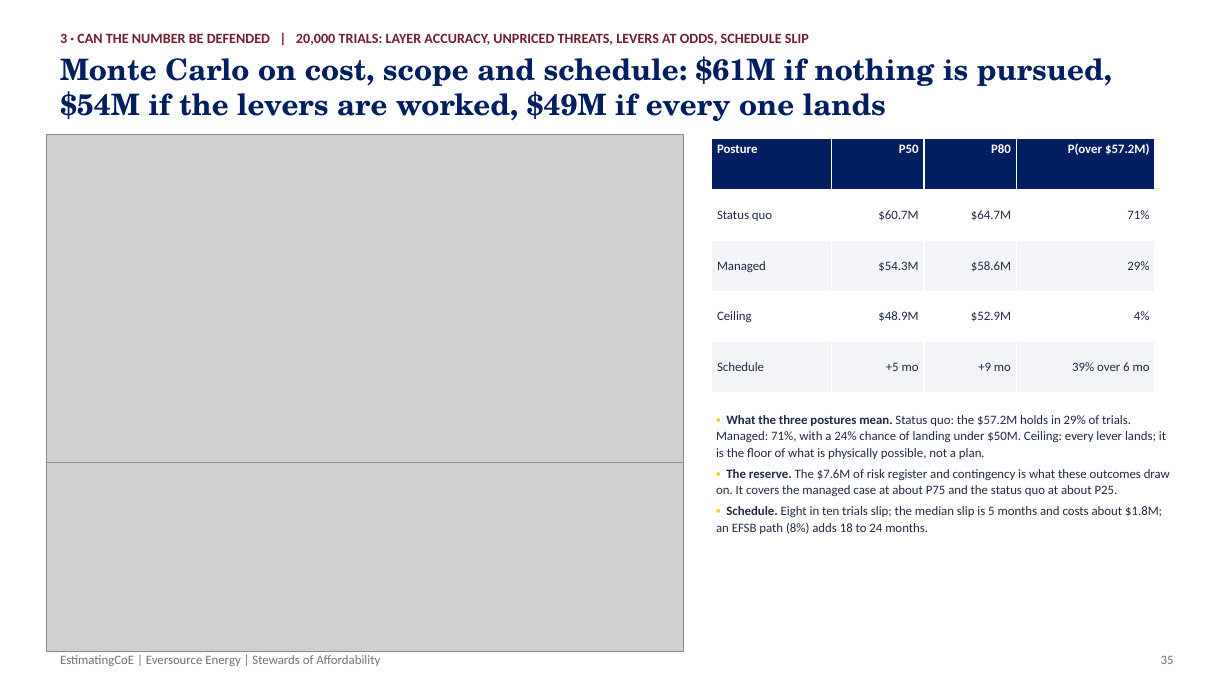
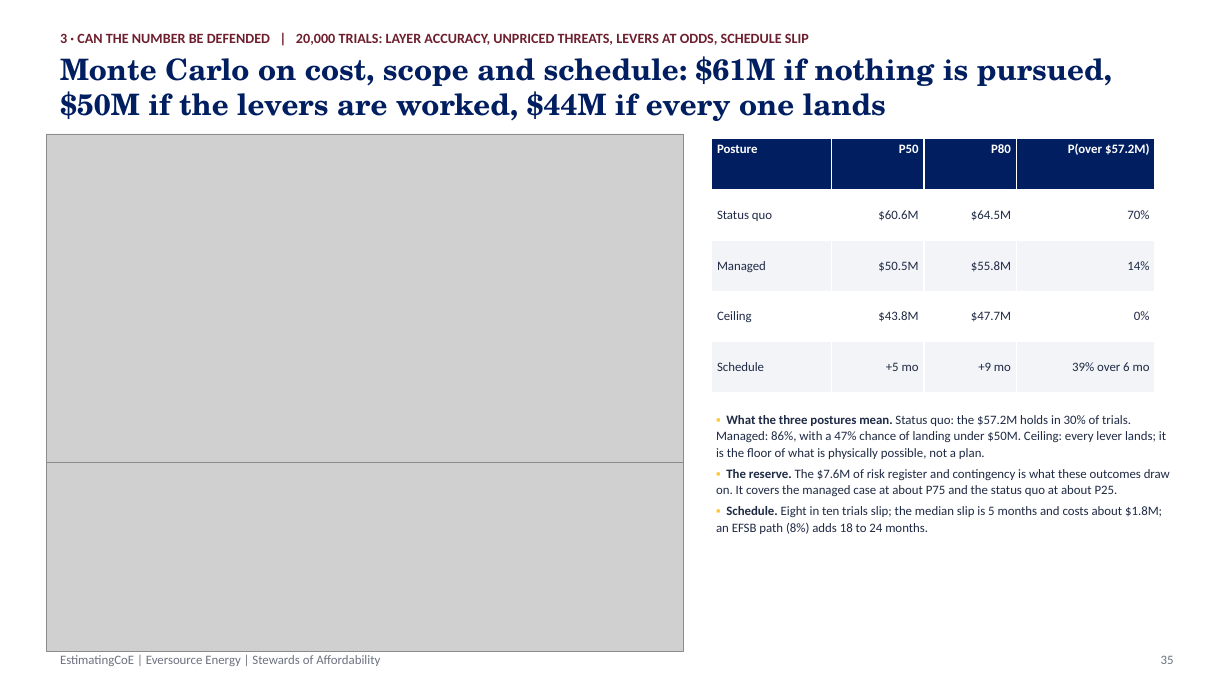
Before and after one commit to gbassaragh/BESS, a slide deck: slide 35 of Hyde Park BESS/6) Cost Analysis Deliverables/Hyde Park BESS - Cost Analysis Deck.pptx. Drawn at 1232x693 pixels with LibreOffice and Linux fonts; fonts in the diff are those of the drawing; grey boxes stand for pictures. Boxes give left, top, right and bottom in pixels: in the first picture for what was removed or moved away, otherwise in the second. Text is boxed around its words. In the diff, an @@ line names an element or a change of style, - is before the commit and + after.

```diff
--- a/Hyde Park BESS/6) Cost Analysis Deliverables/Hyde Park BESS - Cost Analysis Deck.pptx
+++ b/Hyde Park BESS/6) Cost Analysis Deliverables/Hyde Park BESS - Cost Analysis Deck.pptx
@@ text at [60,56,1112,121]: text changed @@
-Monte Carlo on cost, scope and schedule: $61M if nothing is pursued, $54M if the levers are worked, $49M if every one lands
+Monte Carlo on cost, scope and schedule: $61M if nothing is pursued, $50M if the levers are worked, $44M if every one lands
@@ table at [712,139,1155,393] @@
-row 2: Status quo | $60.7M | $64.7M | 71%
+row 2: Status quo | $60.6M | $64.5M | 70%
-row 3: Managed | $54.3M | $58.6M | 29%
+row 3: Managed | $50.5M | $55.8M | 14%
-row 4: Ceiling | $48.9M | $52.9M | 4%
+row 4: Ceiling | $43.8M | $47.7M | 0%
@@ text at [716,415,1166,459]: text changed @@
-▪ What the three postures mean. Status quo: the $57.2M holds in 29% of trials. Managed: 71%, with a 24% chance of landing under $50M. Ceiling: every lever lands; it is the floor of what is physically possible, not a plan.
+▪ What the three postures mean. Status quo: the $57.2M holds in 30% of trials. Managed: 86%, with a 47% chance of landing under $50M. Ceiling: every lever lands; it is the floor of what is physically possible, not a plan.
```
Also in this commit, not shown: 9 other slides changed, 23 other files.
